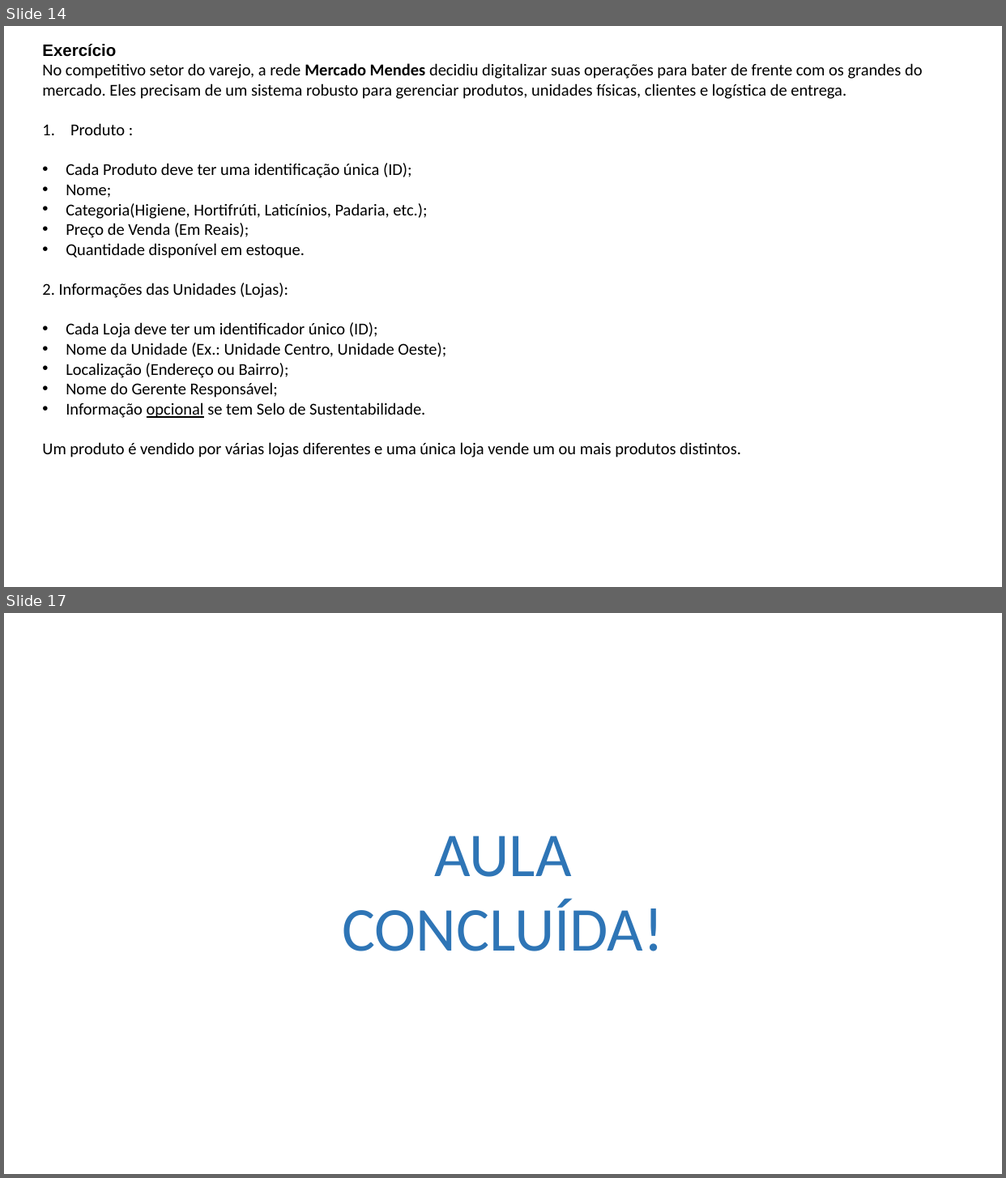
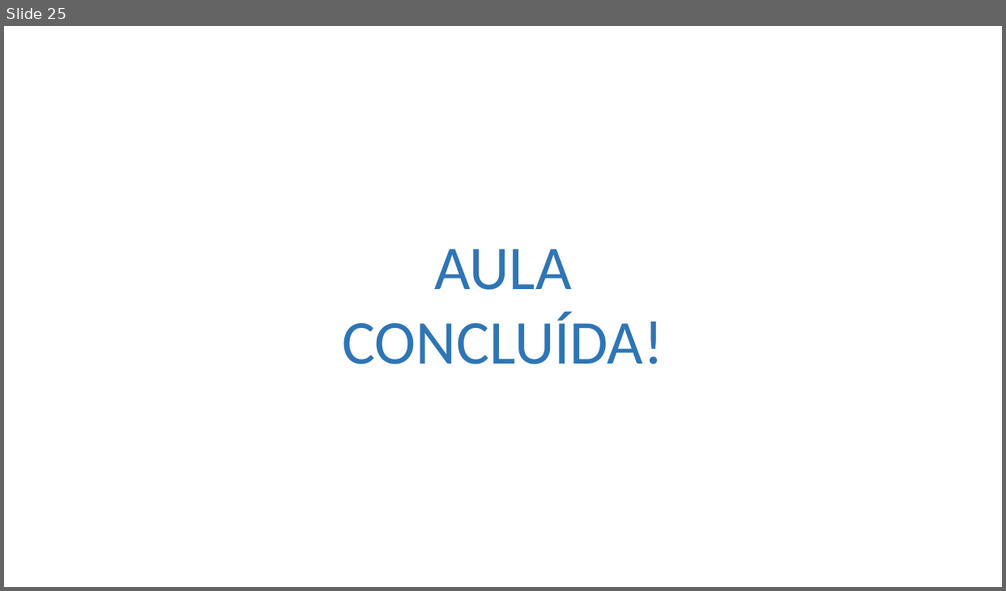
Before and after one commit to Felipe-Tagawa/C07-Monitoria, a slide deck: Aula 04/Models.pptx. Shown one above the other, each under a label of ours: slides 14 and 17 before the commit, slide 25 after it; the slides between them are not shown. The pictures are 1006x1178 and 1006x591 pixels, drawn with LibreOffice and Linux fonts; fonts in the diff are those of the drawing; background and template pictures are left out. Boxes give left, top, right and bottom in pixels: in the first picture for what was removed or moved away, otherwise in the second. Text is boxed around its words. In the diff, an @@ line names an element or a change of style, - is before the commit and + after.

Commit message:
feat: novos slides foram adicionados com novos exercícios

```diff
--- a/Aula 04/Models.pptx
+++ b/Aula 04/Models.pptx
@@ slide 14 removed at bbox=[4, 26, 1002, 587], background picture (left out) @@
@@ text removed at bbox=[42, 44, 923, 458] @@
-Exercício
-No competitivo setor do varejo, a rede Mercado Mendes decidiu digitalizar suas operações para bater de frente com os grandes do mercado. Eles precisam de um sistema robusto para gerenciar produtos, unidades físicas, clientes e logística de entrega.
-1. Produto :
-• Cada Produto deve ter uma identificação única (ID);
-• Nome;
-• Categoria(Higiene, Hortifrúti, Laticínios, Padaria, etc.);
-• Preço de Venda (Em Reais);
-• Quantidade disponível em estoque.
-2. Informações das Unidades (Lojas):
-• Cada Loja deve ter um identificador único (ID);
-• Nome da Unidade (Ex.: Unidade Centro, Unidade Oeste);
-• Localização (Endereço ou Bairro);
-• Nome do Gerente Responsável;
-• Informação opcional se tem Selo de Sustentabilidade.
-Um produto é vendido por várias lojas diferentes e uma única loja vende um ou mais produtos distintos.
@@ what was slide 17 is now slide 25 @@
```
Also in this commit, not shown: 2 slides changed, 11 slides added, 2 other slides removed, 11 other files.
